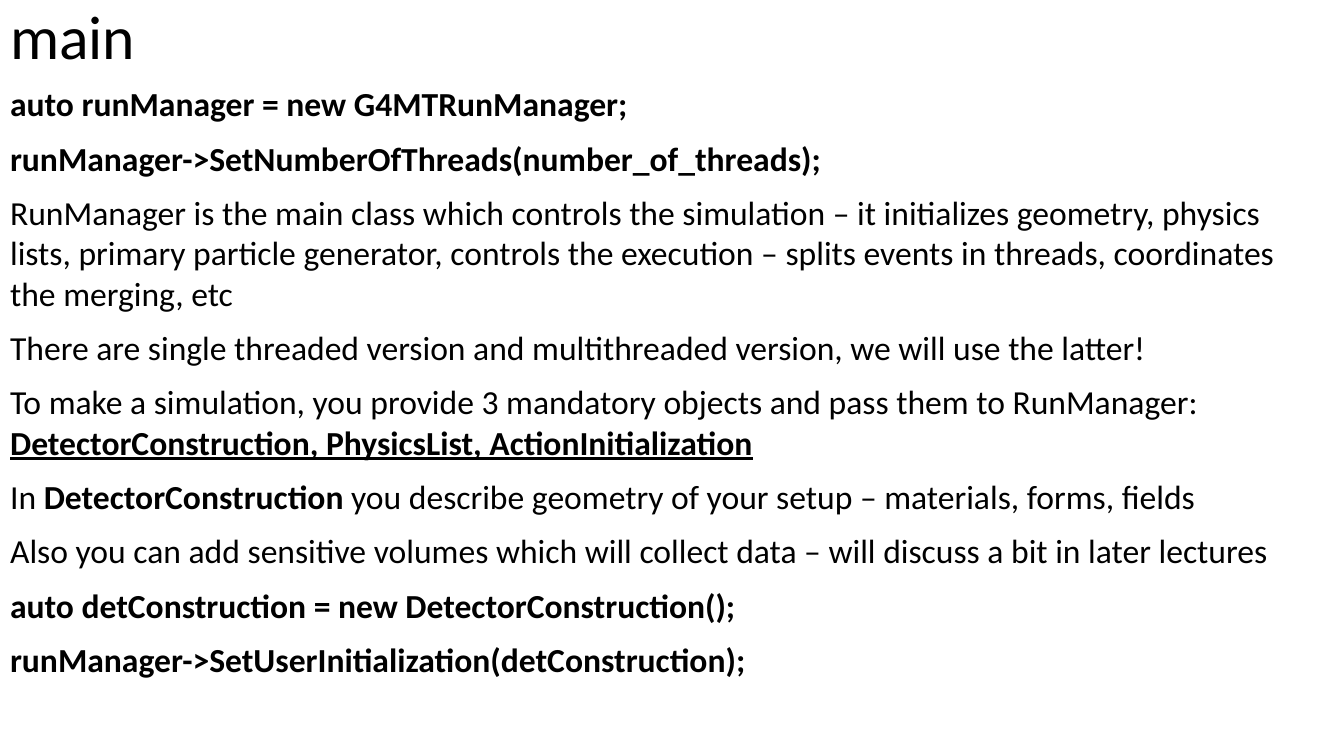
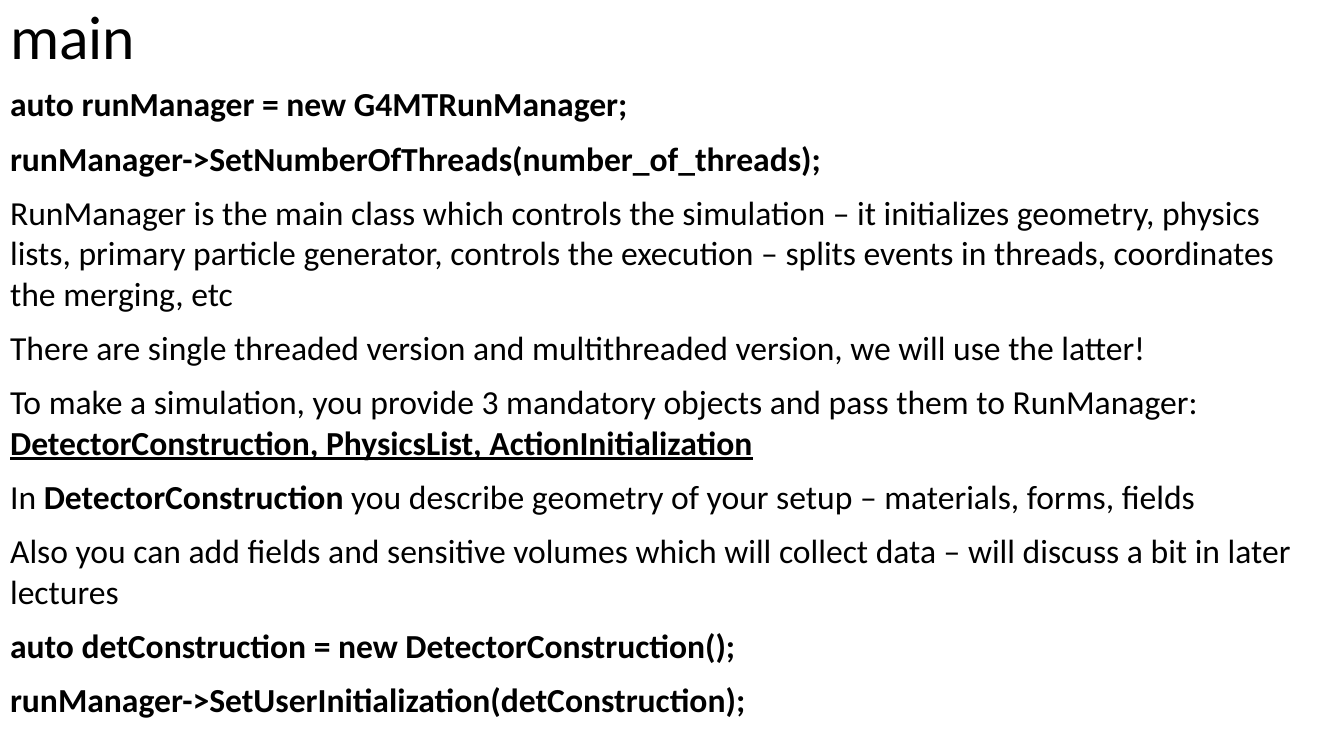
Before and after one commit to dima3551/geant4-course, a slide deck: slide 6 of 2-General-structure-of-Geant4-project/2 General structure of Geant4 project.pptx (slide 4 before the commit). Drawn at 1344x756 pixels with LibreOffice and Linux fonts; fonts in the diff are those of the drawing. Boxes give left, top, right and bottom in pixels: in the first picture for what was removed or moved away, otherwise in the second. Text is boxed around its words. In the diff, an @@ line names an element or a change of style, - is before the commit and + after.

```diff
--- a/2-General-structure-of-Geant4-project/2 General structure of Geant4 project.pptx
+++ b/2-General-structure-of-Geant4-project/2 General structure of Geant4 project.pptx
@@ text at <box>10,539,1291,605</box>: text changed @@
-Also you can add sensitive volumes which will collect data – will discuss a bit in later lectures
+Also you can add fields and sensitive volumes which will collect data – will discuss a bit in later lectures
```
Also in this commit, not shown: 9 other slides changed, 3 slides added, 1 other file.
